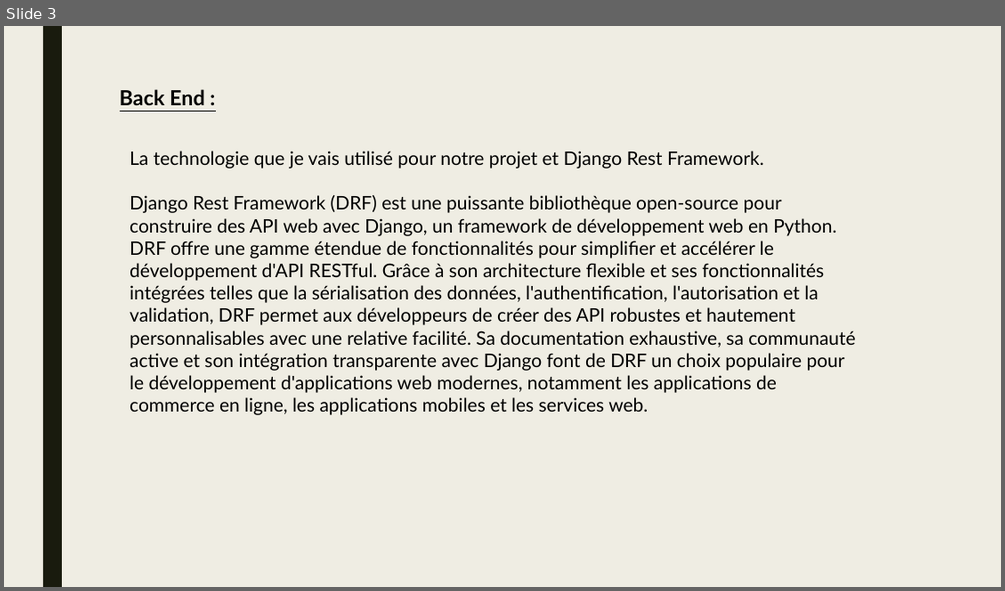
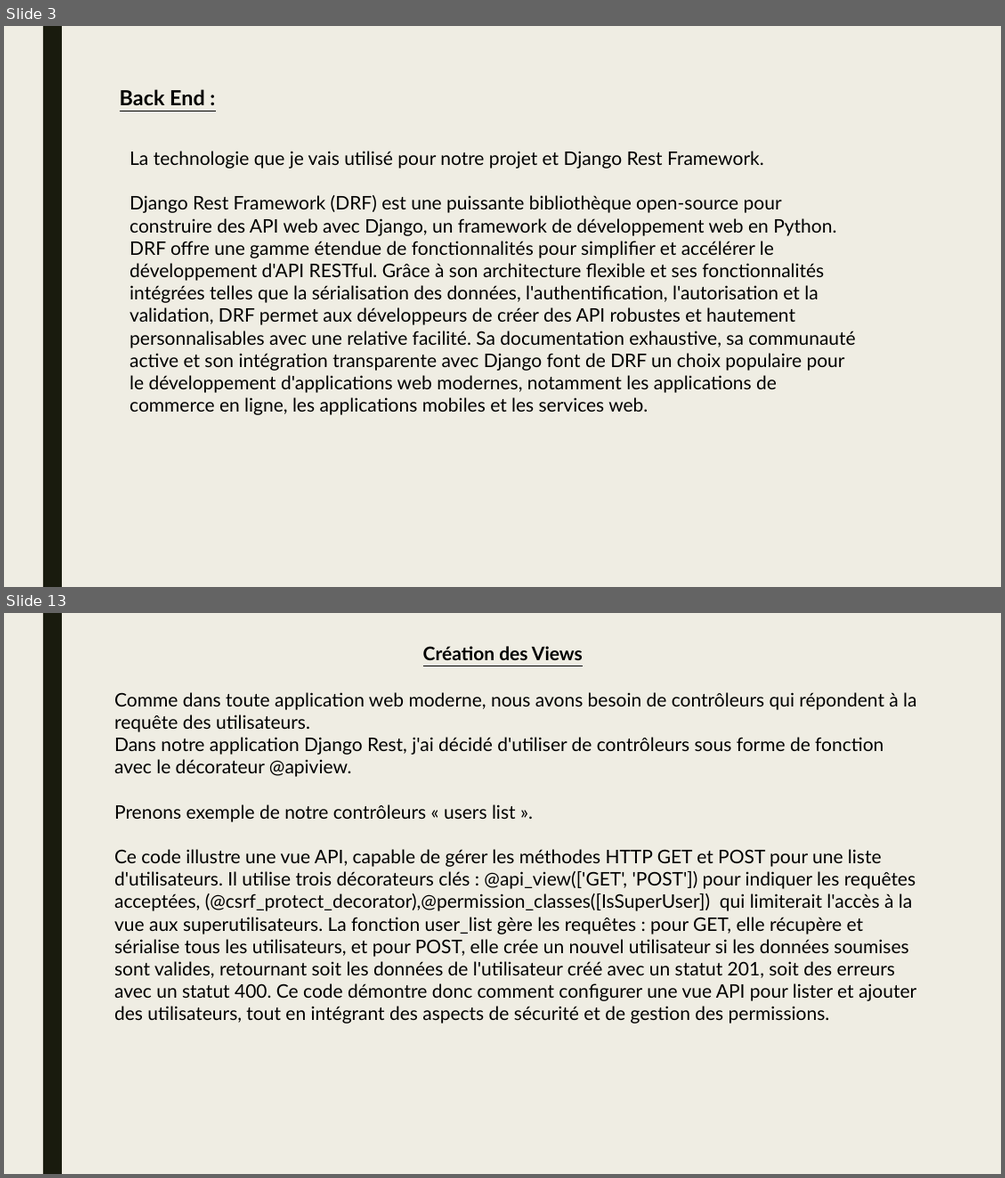
Before and after one commit to NoriTaka68/MyShop_V3, a slide deck: Dossier Pro/Application Django rest.pptx. Shown one above the other, each under a label of ours: slide 3 before the commit, slides 3 and 13 after it; the slides between them are not shown. The pictures are 1005x591 and 1005x1178 pixels, drawn with LibreOffice and Linux fonts; fonts in the diff are those of the drawing. Boxes give left, top, right and bottom in pixels: in the first picture for what was removed or moved away, otherwise in the second. Text is boxed around its words. In the diff, an @@ line names an element or a change of style, - is before the commit and + after.

```diff
--- a/Dossier Pro/Application Django rest.pptx
+++ b/Dossier Pro/Application Django rest.pptx
@@ slide 13 added at (4,613,1001,1174), background #EFEDE3; not listed: 1 template element that a slide beside it also shows @@
@@ text added at (423,646,582,660), 18 pt, text #000000, bold, underline @@
+Création des Views
@@ text added at (114,692,916,1023), 18 pt, text #000000 @@
+Comme dans toute application web moderne, nous avons besoin de contrôleurs qui répondent à la requête des utilisateurs.
+Dans notre application Django Rest, j'ai décidé d'utiliser de contrôleurs sous forme de fonction avec le décorateur @apiview.
+Prenons exemple de notre contrôleurs « users list ».
+Ce code illustre une vue API, capable de gérer les méthodes HTTP GET et POST pour une liste d'utilisateurs. Il utilise trois décorateurs clés : @api_view(['GET', 'POST']) pour indiquer les requêtes acceptées, (@csrf_protect_decorator),@permission_classes([IsSuperUser]) qui limiterait l'accès à la vue aux superutilisateurs. La fonction user_list gère les requêtes : pour GET, elle récupère et sérialise tous les utilisateurs, et pour POST, elle crée un nouvel utilisateur si les données soumises sont valides, retournant soit les données de l'utilisateur créé avec un statut 201, soit des erreurs avec un statut 400. Ce code démontre donc comment configurer une vue API pour lister et ajouter des utilisateurs, tout en intégrant des aspects de sécurité et de gestion des permissions.
```
Also in this commit, not shown: 10 other slides added, 1 slide removed, 2 other files.
